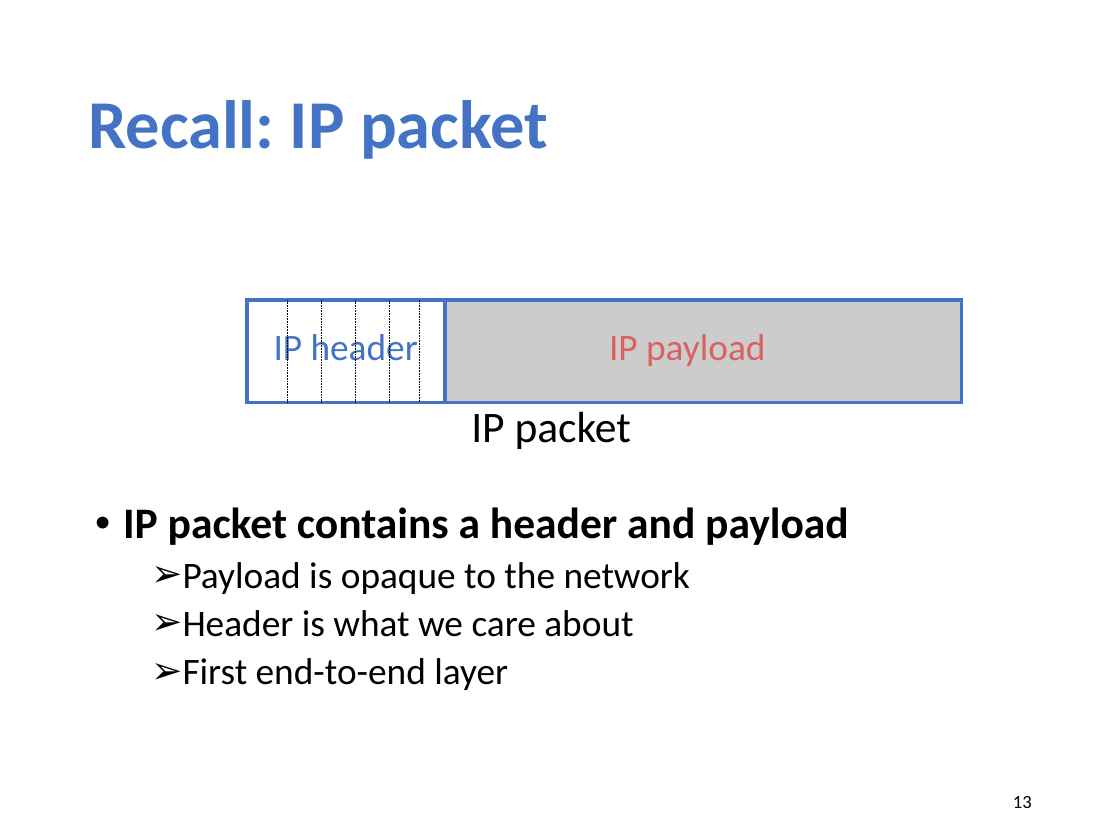
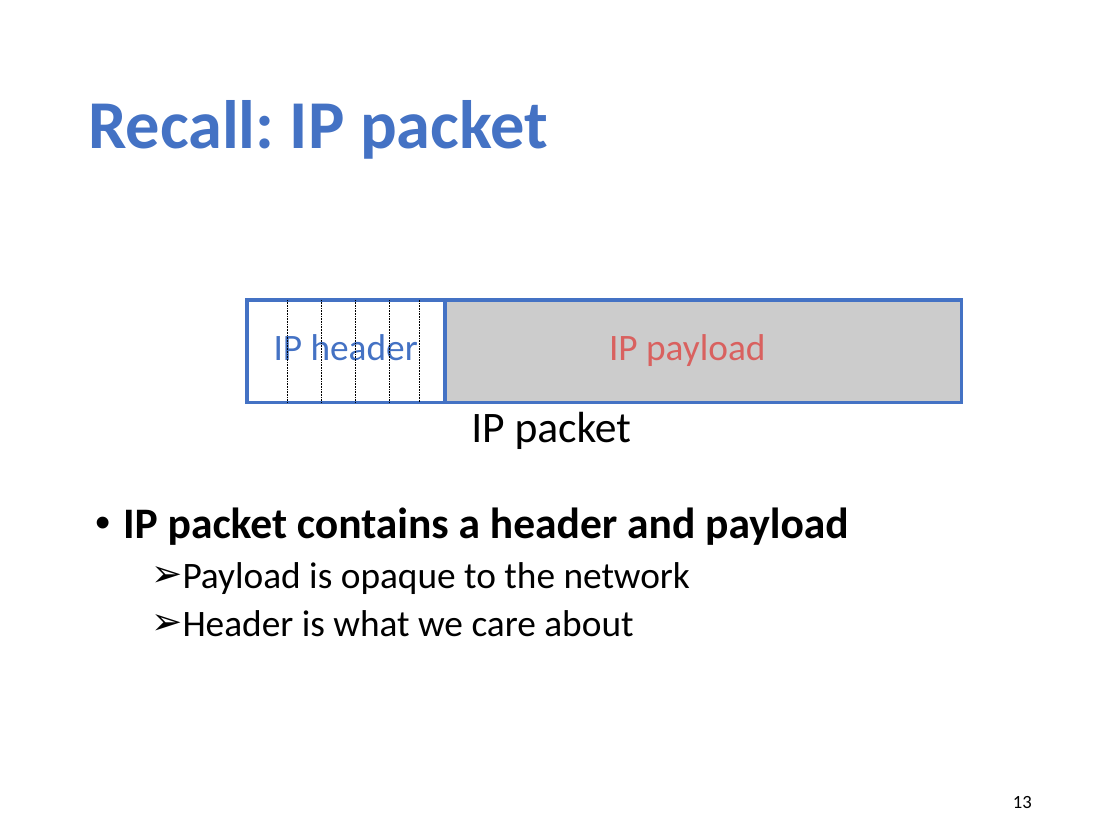
Before and after one commit to xinjin/course-net, a slide deck: slide 13 of slides/lec10_ip.pptx. Drawn at 1120x840 pixels with LibreOffice and Linux fonts; fonts in the diff are those of the drawing. Boxes give left, top, right and bottom in pixels: in the first picture for what was removed or moved away, otherwise in the second. Text is boxed around its words. In the diff, an @@ line names an element or a change of style, - is before the commit and + after.

```diff
--- a/slides/lec10_ip.pptx
+++ b/slides/lec10_ip.pptx
@@ text at <box>183,658,508,690</box>: paragraph removed @@
-  ➢ First end-to-end layer
```
Also in this commit, not shown: 4 other slides changed, 1 slide added, 1 other file.
